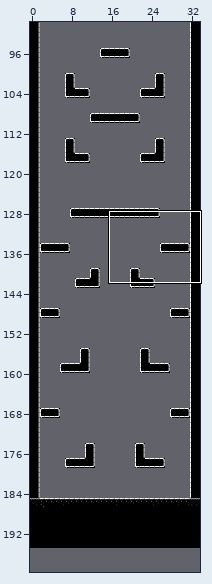
Two versions of a level (Tiled map, maps/testmapGraphics.tmx). Above: a wide view before the commit, with the close-up outlined.
Close-up. Before:
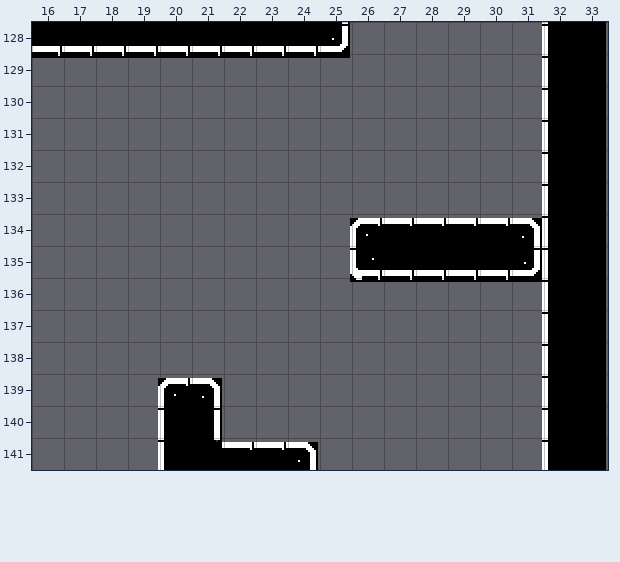
Cells are 16x16 px. Shown: x 16..33, y 128..141. The commit also changed other parts of the map, which this record leaves out. Layer "Graphics" is drawn -1,-78 px off the grid.
Once edited:
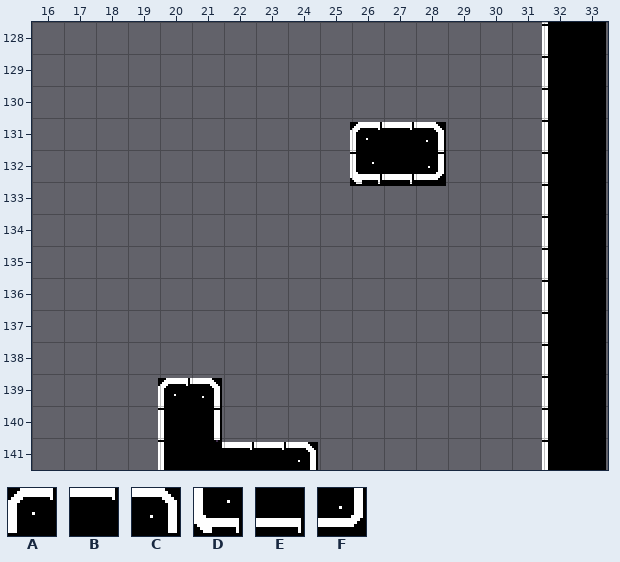
Key: from "testTileset": A 164, B 165, C 166, D 196, E 197, F 198.
_ is an empty cell.
Edits made:
Layer "Graphics":
y 132: x 16..25 BBBBBBBBBC -> __________
y 133: x 16..25 EEEEEEEEEF -> __________
y 136: x 26..28 ___ -> ABC
y 137: x 26..28 ___ -> DEF
y 139: x 26..31 ABBBBC -> ______
y 140: x 26..31 DEEEEF -> ______
Where, in picture pixels (left, top, right, bottom), the same in both close-ups:
removed: (32, 22, 350, 58)
added: (350, 122, 446, 186)
removed: (350, 218, 542, 282)
